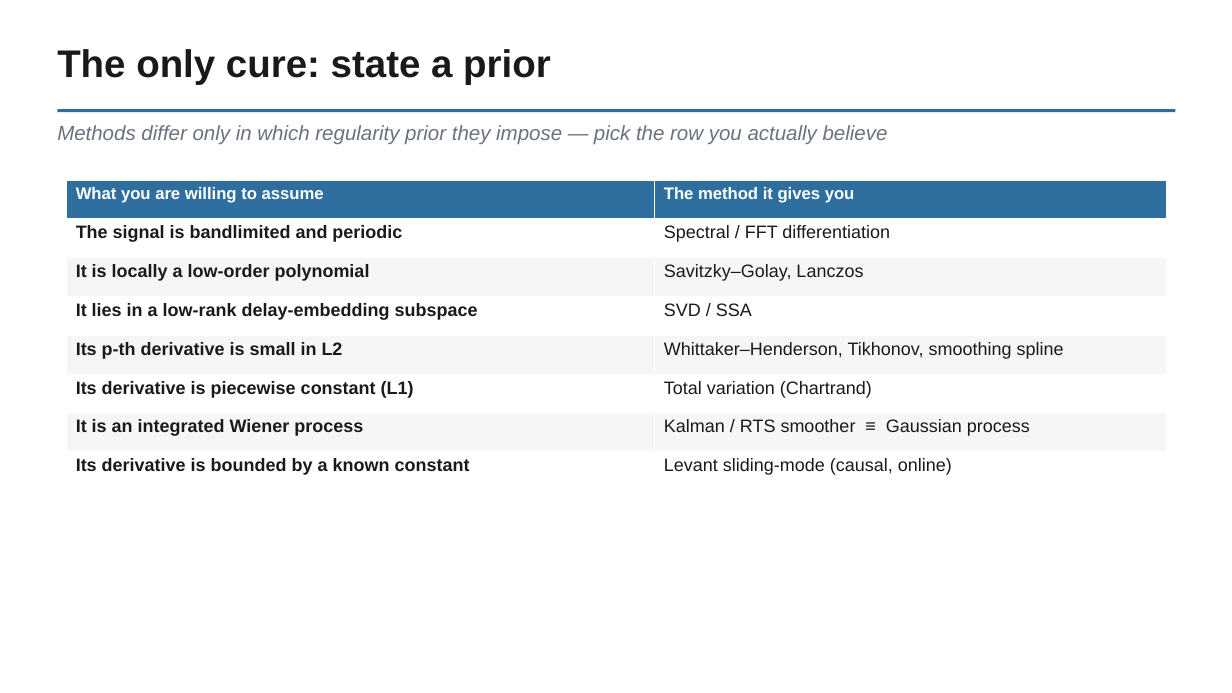
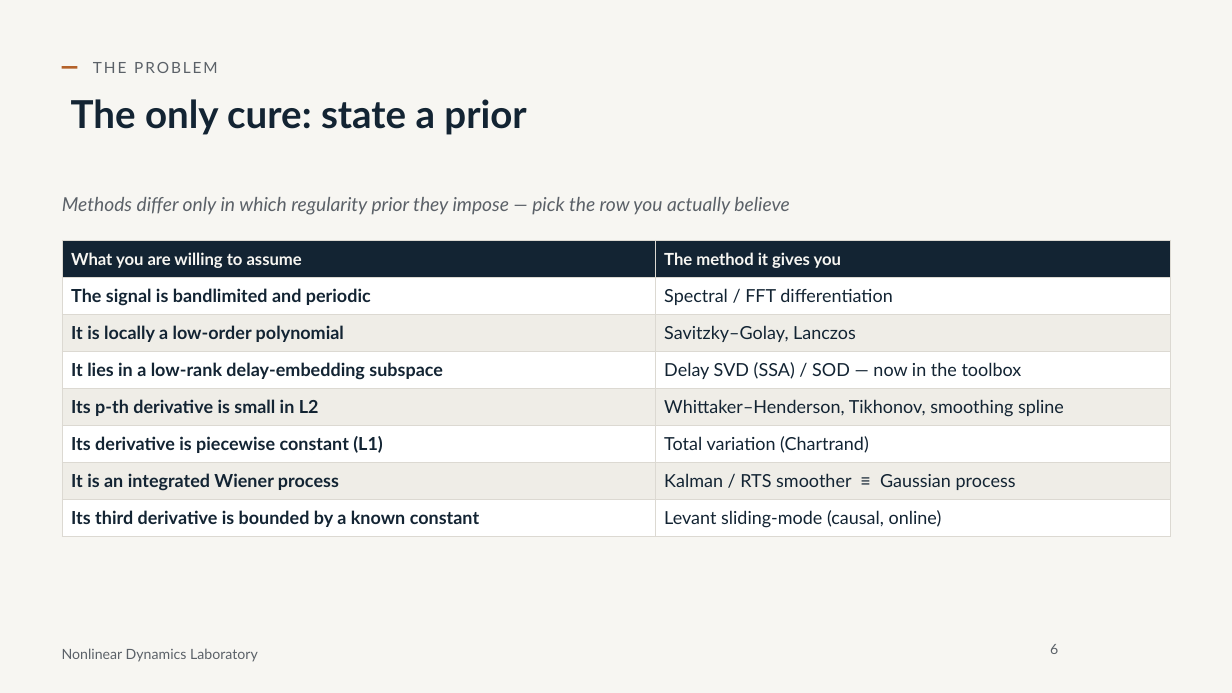
Before and after one commit to nld-uri/kinematics-toolbox, a slide deck: slide 6 of talk/differentiation_integration_talk.pptx. Drawn at 1232x693 pixels with LibreOffice and Linux fonts; fonts in the diff are those of the drawing; background and template pictures are left out. Boxes give left, top, right and bottom in pixels: in the first picture for what was removed or moved away, otherwise in the second. Text is boxed around its words. In the diff, an @@ line names an element or a change of style, - is before the commit and + after.

```diff
--- a/talk/differentiation_integration_talk.pptx
+++ b/talk/differentiation_integration_talk.pptx
@@ background #FFFFFF to #F7F6F2 @@
@@ title "The only cure: state a ...": place and size @@
-title "The only cure: state a ..." at bbox=[57, 49, 551, 84]
+title "The only cure: state a ..." at bbox=[71, 99, 526, 135]
@@ title "The only cure: state a ..." at bbox=[71, 99, 526, 135]: font Arial to Lato, text colour #1A1A1A to #132433 @@
@@ rectangle added at bbox=[62, 66, 78, 68], fill #B4622A @@
@@ text added at bbox=[93, 62, 218, 73], 12 pt, text #5B6168 @@
+THE PROBLEM
@@ rectangle removed at bbox=[57, 109, 1176, 113] @@
@@ text "Methods differ only in which ...": place and size @@
-text "Methods differ only in which ..." at bbox=[57, 125, 888, 144]
+text "Methods differ only in which ..." at bbox=[62, 197, 789, 215]
@@ text "Methods differ only in which ..." at bbox=[62, 197, 789, 215]: size 16 to 15 pt, font Arial to Lato, text colour #6B7280 to #5B6168 @@
@@ table at bbox=[62, 240, 1171, 536] @@
-row 4, column 2: SVD / SSA
+row 4, column 2: Delay SVD (SSA) / SOD — now in the toolbox
-row 8, column 1: Its derivative is bounded by a known constant
+row 8, column 1: Its third derivative is bounded by a known constant
@@ fill #2F6F9F to #132433 in row 1 @@
@@ fill #F4F6F8 to #EFEDE7 in 6 cells @@
@@ font Arial to Lato in "What you are willing to assume", "The method it gives you", "The signal is bandlimited and periodic", "Spectral / FFT differentiation" and 10 more places @@
@@ text colour #FFFFFF to #F7F6F2 in "What you are willing to assume", "The method it gives you" @@
@@ text colour #1A1A1A to #132433 in "The signal is bandlimited and periodic", "Spectral / FFT differentiation", "It is locally a low-order polynomial", "Savitzky–Golay, Lanczos" and 8 more places @@
@@ borders changed @@
@@ table: place and size @@
-table at bbox=[67, 180, 1166, 491]
+table at bbox=[62, 240, 1171, 536]
@@ text added at bbox=[62, 648, 258, 662], 11 pt, text #5B6168 @@
+Nonlinear Dynamics Laboratory
@@ page number added at bbox=[1050, 644, 1058, 654], 11 pt, text #5B6168 @@
+6
```
Also in this commit, not shown: 23 other slides changed, 16 slides added, 2 slides removed, 28 other files.
